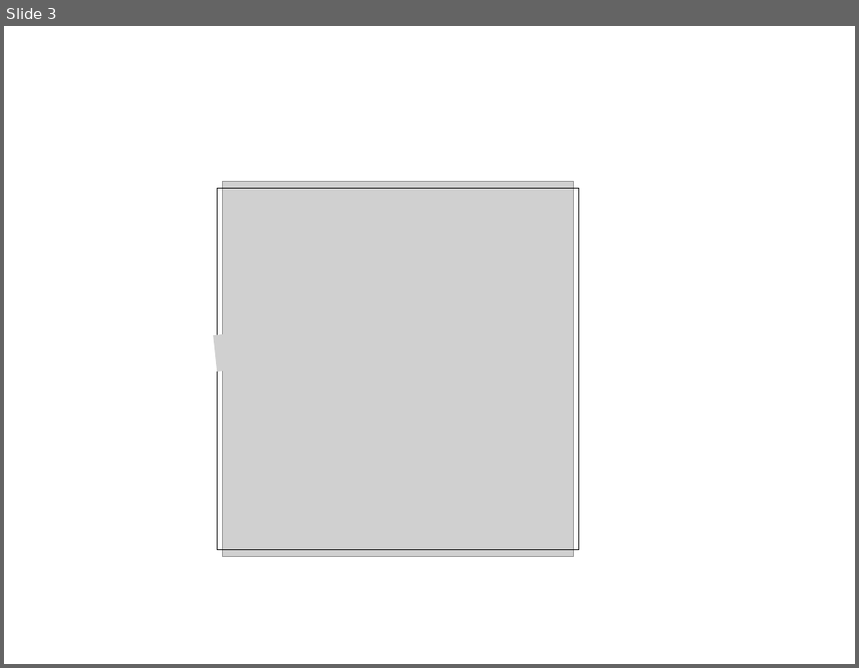
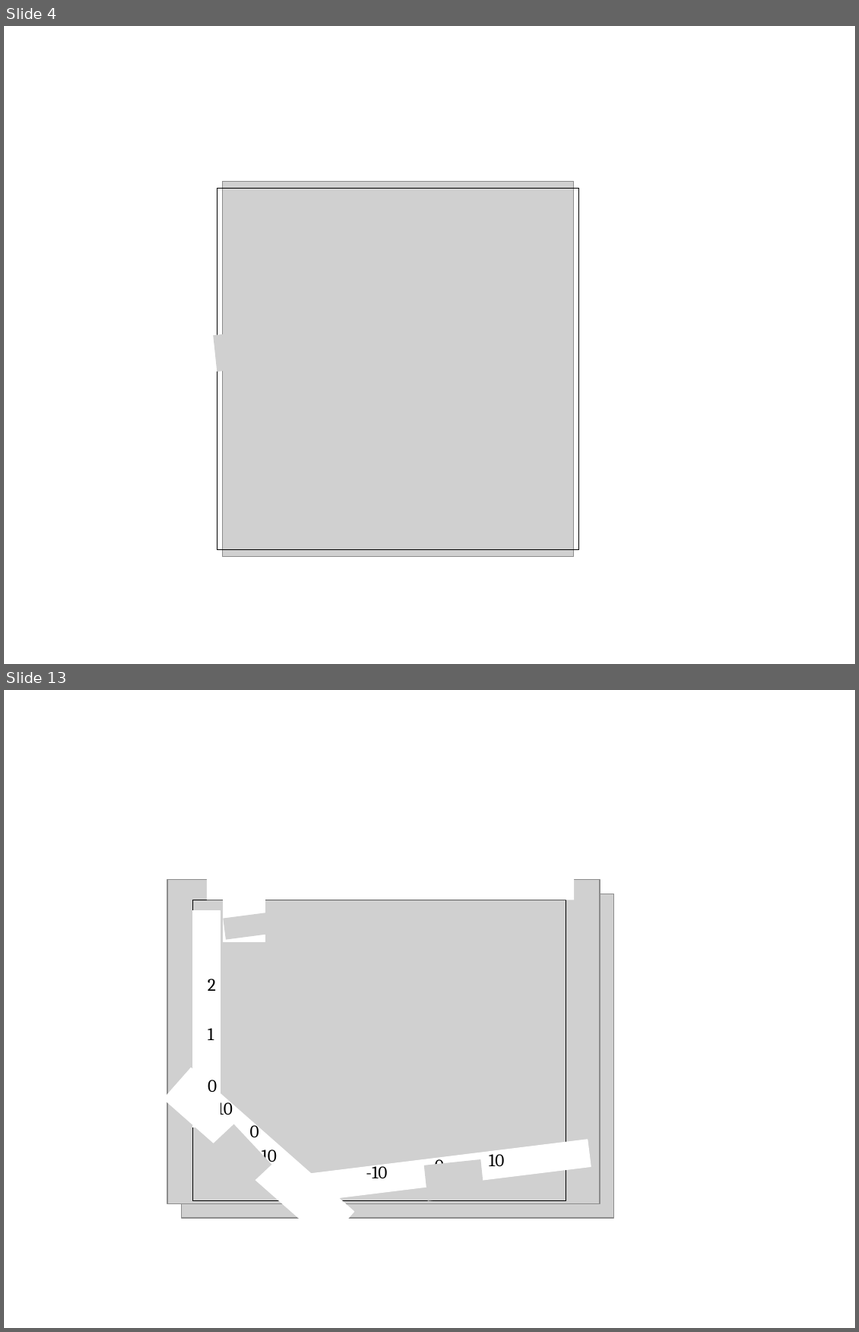
Before and after one commit to nakosai/skyrmion-ysr, a slide deck: Figures/Figures.pptx. Shown one above the other, each under a label of ours: slide 3 before the commit, slides 4 and 13 after it; the slides between them are not shown. The pictures are 859x668 and 859x1332 pixels, drawn with LibreOffice and Linux fonts; fonts in the diff are those of the drawing; grey boxes stand for pictures. Boxes give left, top, right and bottom in pixels: in the first picture for what was removed or moved away, otherwise in the second. Text is boxed around its words. In the diff, an @@ line names an element or a change of style, - is before the commit and + after.

```diff
--- a/Figures/Figures.pptx
+++ b/Figures/Figures.pptx
@@ slide 13 added at [4,690,855,1328], background #FFFFFF @@
@@ rectangle added at [223,834,265,943], fill #FFFFFF, outline #FFFFFF 0.75 pt @@
@@ rectangle added at [207,869,573,901], fill #FFFFFF @@
@@ picture added at [167,880,600,1204] @@
@@ picture added at [182,894,614,1219] @@
@@ rectangle added at [192,901,566,1201], outline #000000 0.74 pt @@
@@ rectangle added at [192,911,219,1128], fill #FFFFFF, outline #FFFFFF 0.75 pt @@
@@ picture added at [224,911,284,939] @@
@@ picture added at [374,910,465,956] @@
@@ text added at [208,979,216,991], 15 pt, text #000000 @@
+2
@@ text added at [208,1028,214,1040], 15 pt, text #000000 @@
+1
@@ rectangle added at [164,1068,354,1243], fill #FFFFFF, outline #FFFFFF 0.75 pt @@
@@ text added at [208,1080,217,1092], 15 pt, text #000000 @@
+0
@@ text added at [217,1099,232,1115], 15 pt, text #000000 @@
+10
@@ text added at [250,1122,259,1138], 15 pt, text #000000 @@
+0
@@ picture added at [208,1124,272,1189] @@
@@ rectangle added at [311,1139,590,1201], fill #FFFFFF, outline #FFFFFF 0.75 pt @@
@@ text added at [256,1146,277,1166], 15 pt, text #000000 @@
+-10
@@ text added at [366,1163,387,1179], 15 pt, text #000000 @@
+-10
@@ picture added at [424,1160,485,1201] @@
@@ text added at [435,1157,444,1164], 15 pt, text #000000 @@
+0
@@ text added at [489,1151,504,1167], 15 pt, text #000000 @@
+10
@@ what was slide 3 is now slide 4 @@
```
Also in this commit, not shown: 9 other slides added, 8 slides removed, 35 other files.
